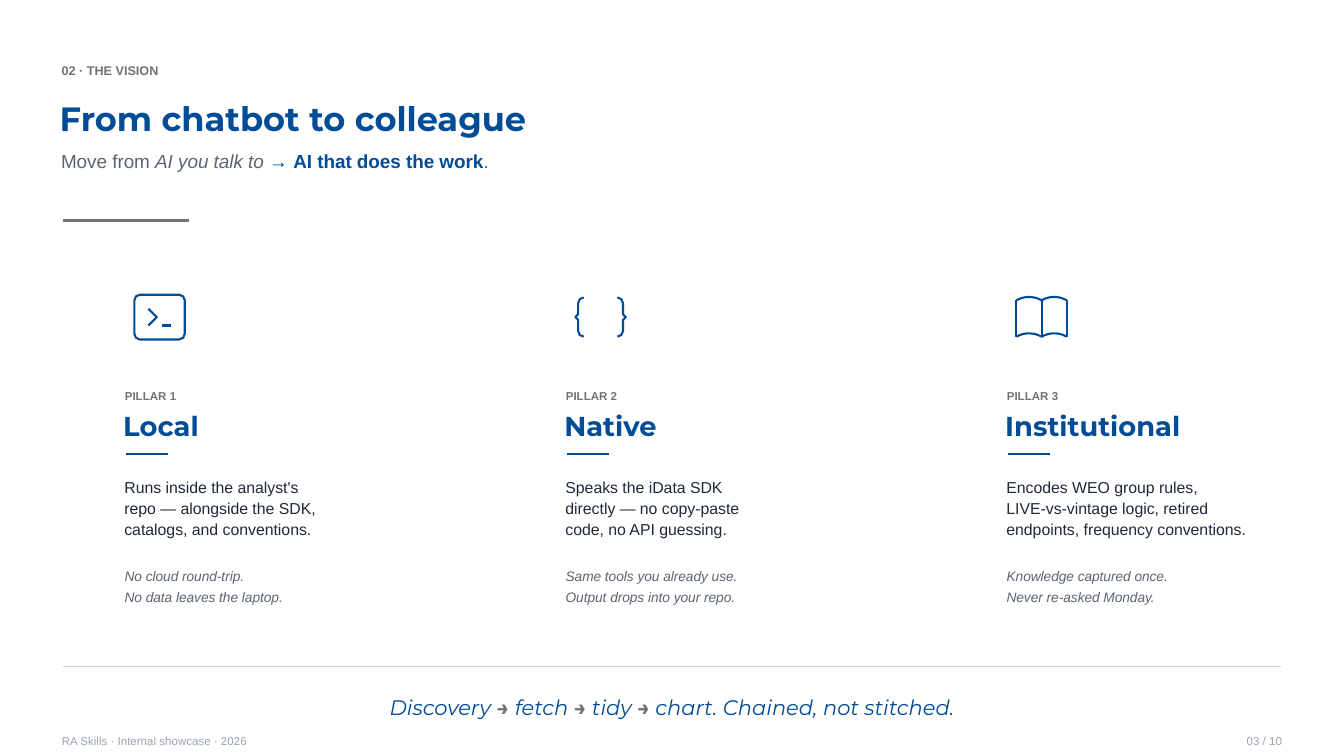
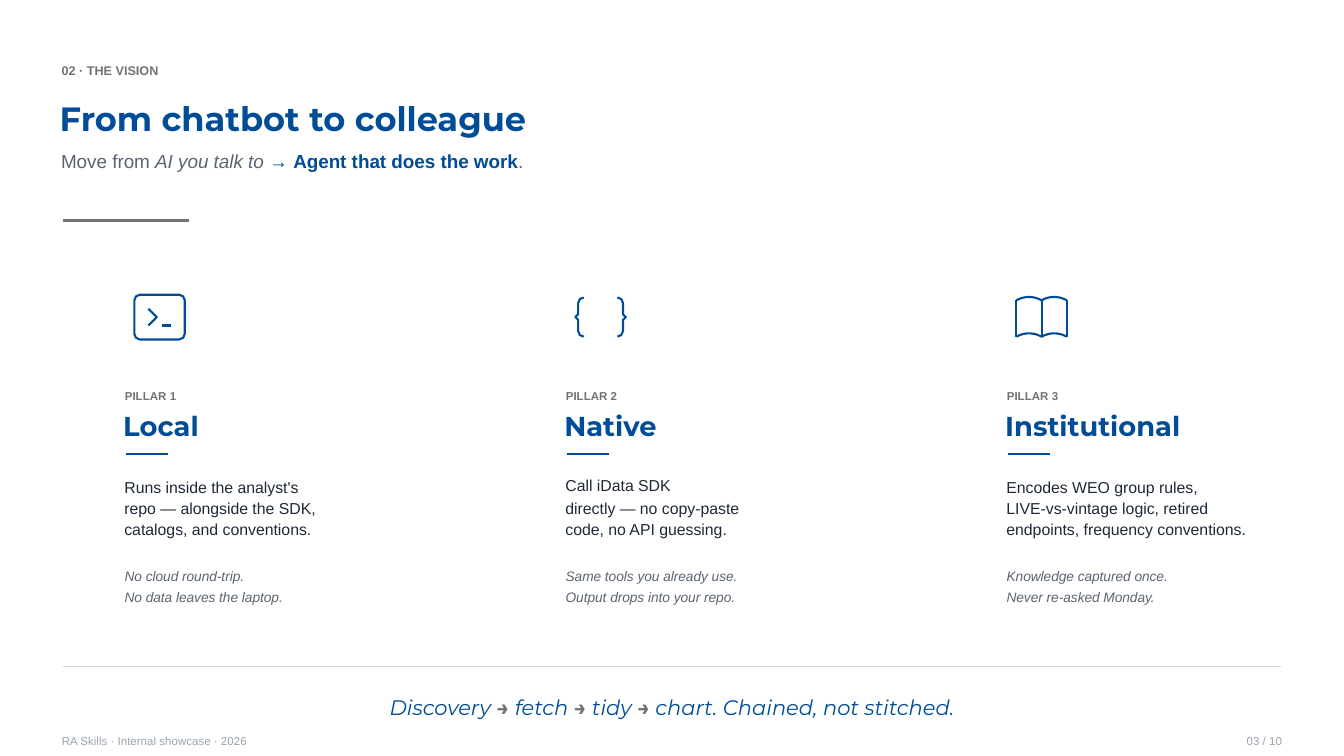
Before and after one commit to johnsonice/RA-Skills, a slide deck: slide 3 of docs/decks/RA-Skills-Showcase.pptx. Drawn at 1344x756 pixels with LibreOffice and Linux fonts; fonts in the diff are those of the drawing. Boxes give left, top, right and bottom in pixels: in the first picture for what was removed or moved away, otherwise in the second. Text is boxed around its words. In the diff, an @@ line names an element or a change of style, - is before the commit and + after.

```diff
--- a/docs/decks/RA-Skills-Showcase.pptx
+++ b/docs/decks/RA-Skills-Showcase.pptx
@@ text at (61, 154, 523, 172): text changed; text colour #5B6470 to #004C97; bold on @@
-Move from AI you talk to → AI that does the work.
+Move from AI you talk to → Agent that does the work.
@@ text at (565, 479, 671, 491): text changed @@
-Speaks the iData SDK
+Call iData SDK
```
Also in this commit, not shown: 7 other slides changed, 1 slide added, 1 slide removed.
